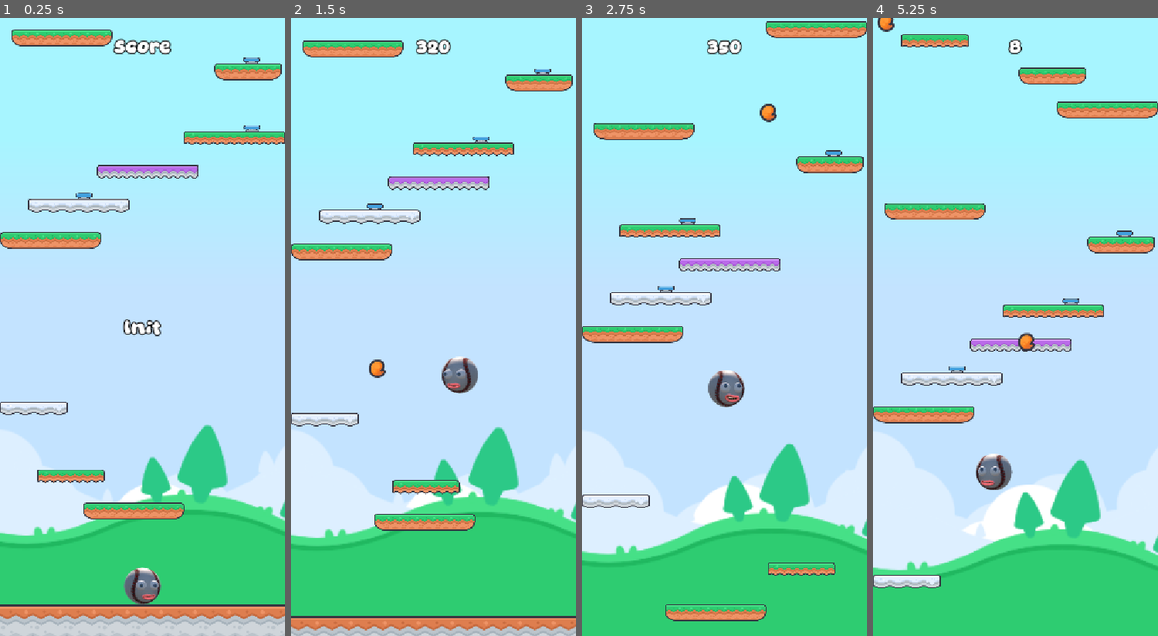
Above: before the commit, frames 1-4 (left to right).
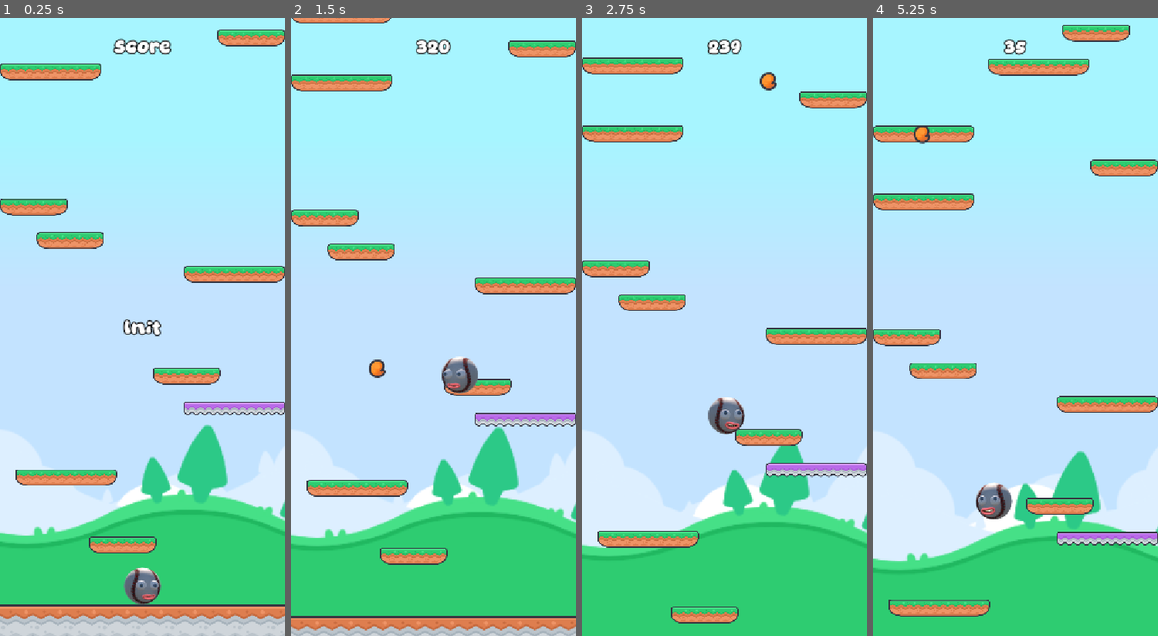
Above: after the commit, the same moments.

Repository: iRadEntertainment/incrediddodlejump
Game: Godot game, scene res://scenes/game.tscn
Two runs of this game, one before a commit and one after it. Both use one fixed random seed, a clock stepped at 60 frames per second and the inputs below.
Inputs (mouse positions are in pixels of both pictures, inside the frame that each line leads up to):
- Up to frame 1 (0.25 s): no input
- Up to frame 2 (1.5 s): tap Enter at 0.5 s; move the mouse to (496, 296) at 0.52 s; press the mouse at (496, 296) at 0.53 s; move the mouse to (376, 357) at 1.27 s; release the mouse at (376, 357) at 1.28 s; click (376, 357) at 1.35 s
- Up to frame 3 (2.75 s): move the mouse to (753, 191) at 2.02 s; press the mouse at (753, 191) at 2.03 s
- Up to frame 4 (5.25 s): move the mouse to (1001, 450) at 2.77 s; release the mouse at (1001, 450) at 2.78 s; click (1001, 450) at 2.85 s; move the mouse to (1101, 419) at 3.52 s; press the mouse at (1101, 419) at 3.53 s; move the mouse to (930, 234) at 4.27 s; release the mouse at (930, 234) at 4.28 s; click (930, 234) at 4.35 s; move the mouse to (1029, 327) at 5.02 s; press the mouse at (1029, 327) at 5.03 s

The runs differ from the first frame. In frame 1, 11% of the frame differs, in the area x 0-100%, y 1-87%; in frame 2, 12%; in frame 3, 16%; in frame 4, 19%, in the area x 0-100%, y 0-97%.

Commit message:
feat: better platform spawn handling based on difficulty

Diff:
--- a/scripts/platform_mng.gd
+++ b/scripts/platform_mng.gd
@@ -3,8 +3,8 @@
 
 const OFF_SCREEN_GEN_HEIGHT: float = float(Mng.PLATFORM_GRID_SIZE.y * 2)
 
-#@export var noise: FastNoiseLite
 @export_range(0, 8, 1) var max_skippable_platforms: int = 4
+
 
 var game: Game:
 	get: return Mng.game
@@ -35,15 +35,12 @@
 
 
 func generate_platforms() -> void:
-	#if not noise:
-		#printerr("No noise assigned to the platform manager.")
-		#return
-
-	var spawn_treshold_difficulty: float = 0.5
+	# probability to skip
+	var pr_skip: float = lerpf(0.3, 0.85, Mng.game.current_difficulty)
 
 	for line: int in _lines_to_generate:
 		# difficulty spawn
-		var rng_skip: bool = Mng.rng.randf() > spawn_treshold_difficulty
+		var rng_skip: bool = Mng.rng.randf() < pr_skip
 		var can_skip: bool = _skipped_platform_count < max_skippable_platforms
 		var skip_platform: bool = rng_skip and can_skip
 
@@ -51,31 +48,32 @@
 			_skipped_platform_count += 1
 			continue
 
-		# difficulty modifiers
-		var is_moving: bool = Mng.rng.randf() > 0.8
-		var is_disappear: bool = Mng.rng.randf() > 0.9
-		var is_breakable: bool = Mng.rng.randf() > 0.9 and can_skip and not is_disappear
-		var is_long: bool = Mng.rng.randf() > 0.6
-		var has_spring: bool = Mng.rng.randf() > 0.9 and not is_breakable
-		var has_boost: bool = false and not is_breakable # TODO
+		# difficulty probabilities modifiers
+		var pr_is_moving: float = lerpf(0.0, 0.65, Mng.game.current_difficulty)
+		var pr_is_disappear: float = lerpf(0.0, 0.3, Mng.game.current_difficulty)
+		var pr_is_breakable: float = lerpf(0.2, 0.5, Mng.game.current_difficulty)
+		var pr_is_long: float = lerpf(0.4, 0.05, Mng.game.current_difficulty)
+		var pr_has_spring: float = lerpf(0.03, 0.15, Mng.game.current_difficulty)
+		var pr_has_boost: float = lerpf(0.02, 0.04, Mng.game.current_difficulty)
 
-		if is_breakable:
-			_skipped_platform_count += 1
-		else:
-			_skipped_platform_count = 0
-
-
+		# add platform
 		var line_height: float = _generated_height + line * Mng.PLATFORM_GRID_SIZE.y
 		var platform: Platform = load("uid://bnnasjoucdkug").instantiate()
 		platform.position.y = -line_height
 		platform.position.x = (Mng.rng.randf() * 2.0 - 1.0) * Mng.viewport_half_size.x
-		platform.is_moving = is_moving
-		platform.is_breakable = is_breakable
-		platform.is_disappear = is_disappear
-		platform.is_long = is_long
-		platform.has_spring = has_spring
-		platform.has_boost = has_boost
+		platform.is_moving = Mng.rng.randf() < pr_is_moving
+		platform.is_disappear = Mng.rng.randf() < pr_is_disappear
+		platform.is_breakable = (Mng.rng.randf() < pr_is_breakable) and can_skip and not platform.is_disappear
+		platform.is_long = Mng.rng.randf() < pr_is_long
+		platform.has_spring = (Mng.rng.randf() < pr_has_spring) and not platform.is_breakable
+		platform.has_boost = (Mng.rng.randf() < pr_has_boost) and not platform.is_breakable
 		add_child(platform)
+
+		# count skipped platforms (breakable)
+		if platform.is_breakable:
+			_skipped_platform_count += 1
+		else:
+			_skipped_platform_count = 0
 
 	_generated_height = _gen_target_height
 
